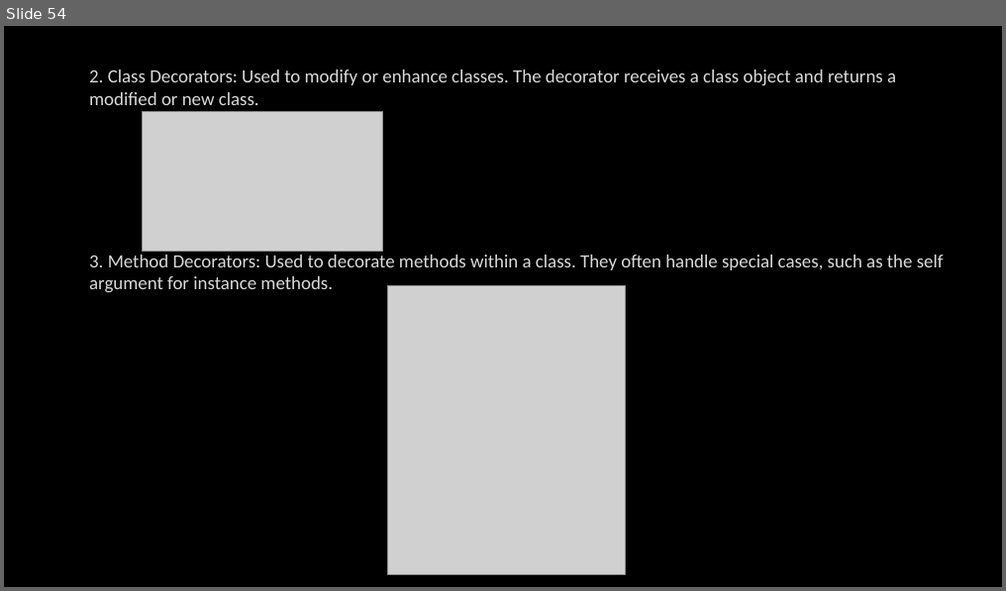
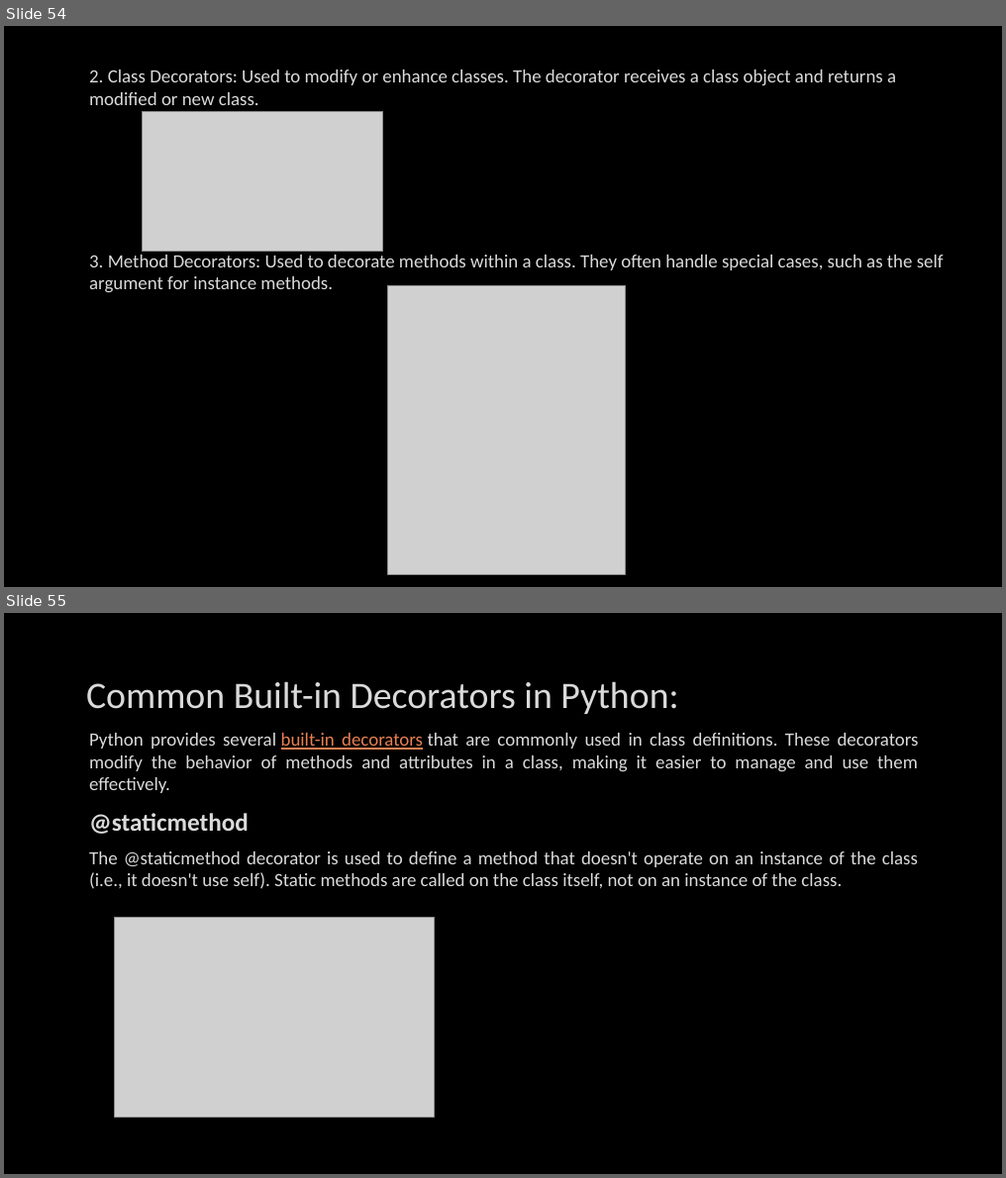
Before and after one commit to PCS-Global-Private-Limited/4041-Sagnik-PythonPDF, a slide deck: Python.pptx. Shown one above the other, each under a label of ours: slide 54 before the commit, slides 54 and 55 after it. The pictures are 1006x591 and 1006x1178 pixels, drawn with LibreOffice and Linux fonts; fonts in the diff are those of the drawing; grey boxes stand for pictures; background and template pictures are left out. Boxes give left, top, right and bottom in pixels: in the first picture for what was removed or moved away, otherwise in the second. Text is boxed around its words. In the diff, an @@ line names an element or a change of style, - is before the commit and + after.

```diff
--- a/Python.pptx
+++ b/Python.pptx
@@ slide 55 added at box(4, 613, 1002, 1174), background picture (left out) @@
@@ title added at box(86, 681, 678, 714), 36 pt, text #DADADA @@
+Common Built-in Decorators in Python:
@@ text added at box(89, 733, 919, 889), 18 pt, text #DADADA @@
+Python provides several built-in decorators that are commonly used in class definitions. These decorators modify the behavior of methods and attributes in a class, making it easier to manage and use them effectively.
+@staticmethod
+The @staticmethod decorator is used to define a method that doesn't operate on an instance of the class (i.e., it doesn't use self). Static methods are called on the class itself, not on an instance of the class.
@@ picture added at box(115, 918, 434, 1118) @@
```
Also in this commit, not shown: 3 other slides added.
